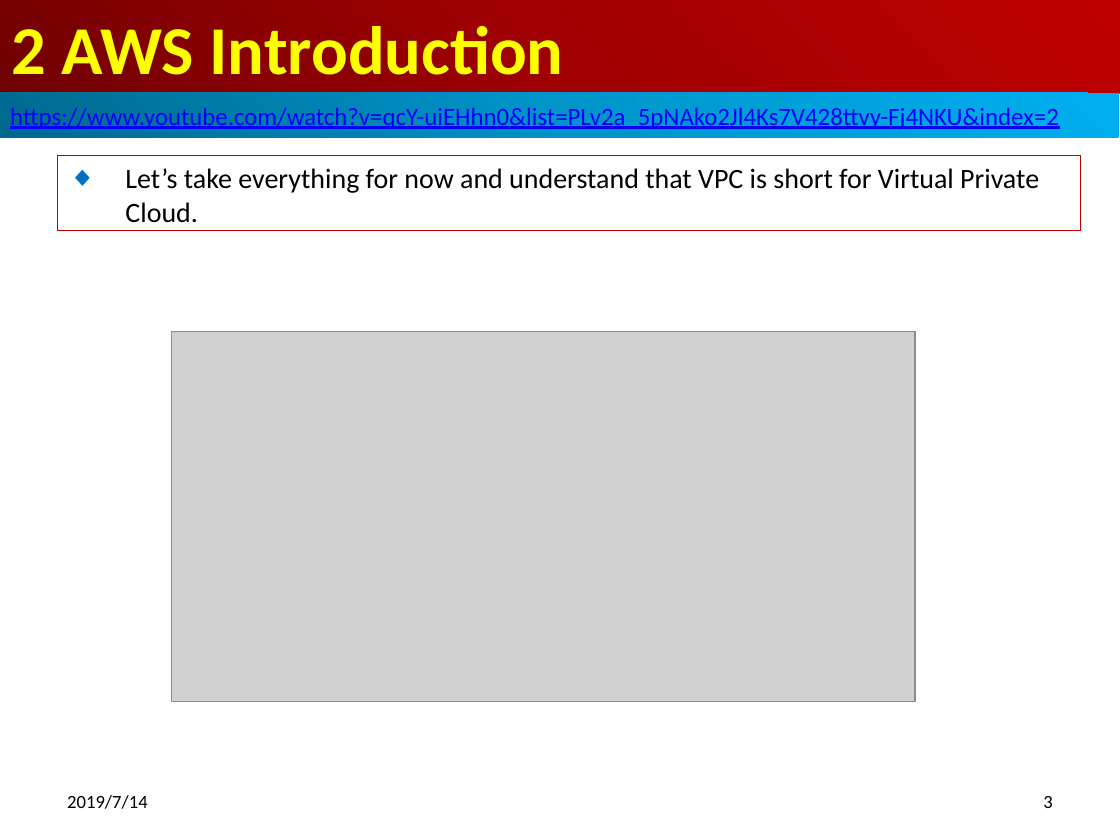
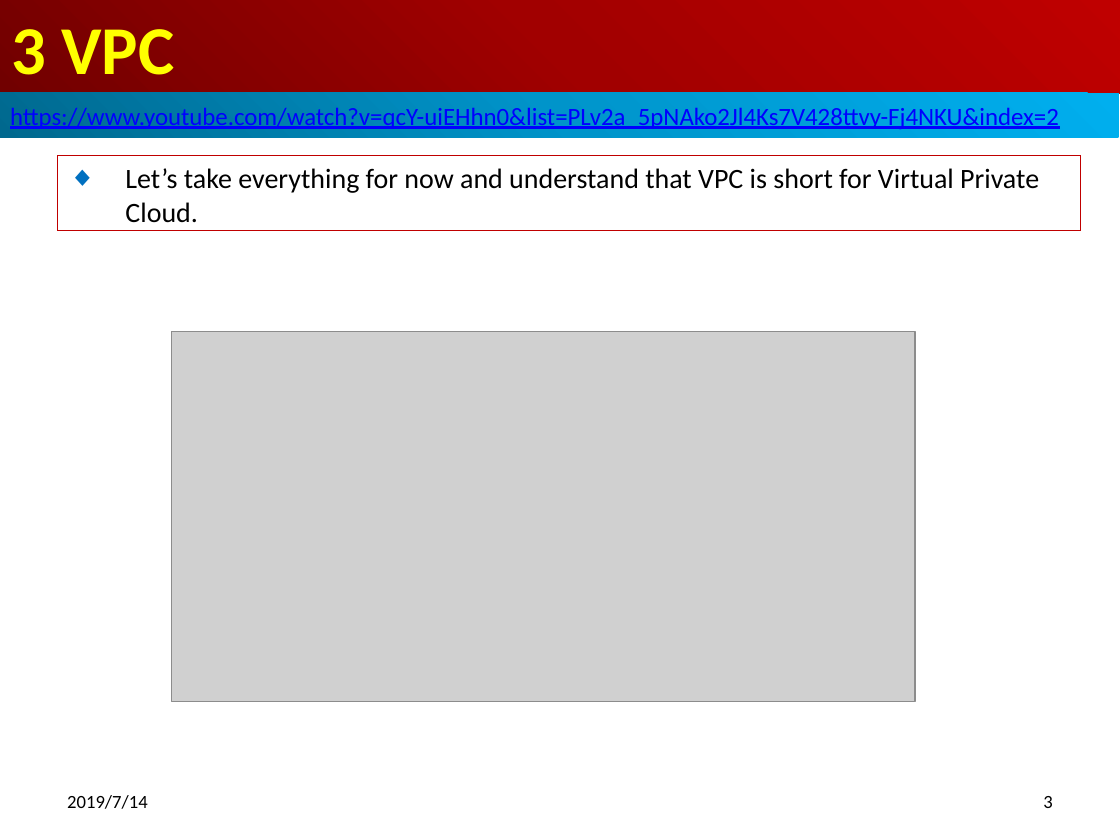
Before and after one commit to peterhchen/200-AWS-Concept, a slide deck: slide 3 of 03_VPC.pptx. Drawn at 1120x840 pixels with LibreOffice and Linux fonts; fonts in the diff are those of the drawing; grey boxes stand for pictures. Boxes give left, top, right and bottom in pixels: in the first picture for what was removed or moved away, otherwise in the second. Text is boxed around its words. In the diff, an @@ line names an element or a change of style, - is before the commit and + after.

```diff
--- a/03_VPC.pptx
+++ b/03_VPC.pptx
@@ title at bbox=[11, 29, 174, 75]: text changed @@
-2 AWS Introduction
+3 VPC
```
Also in this commit, not shown: 9 other slides changed, 1 slide removed.
